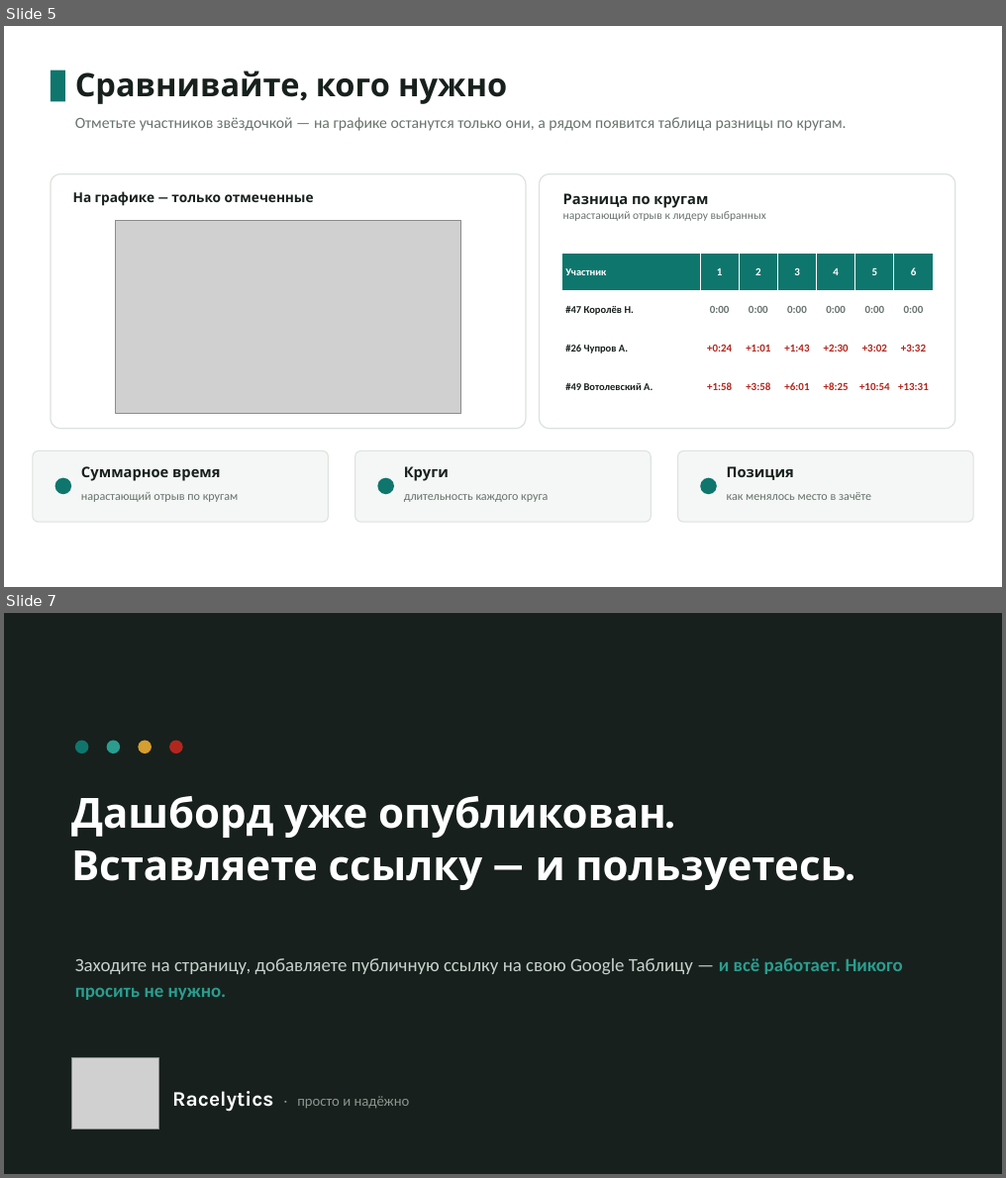
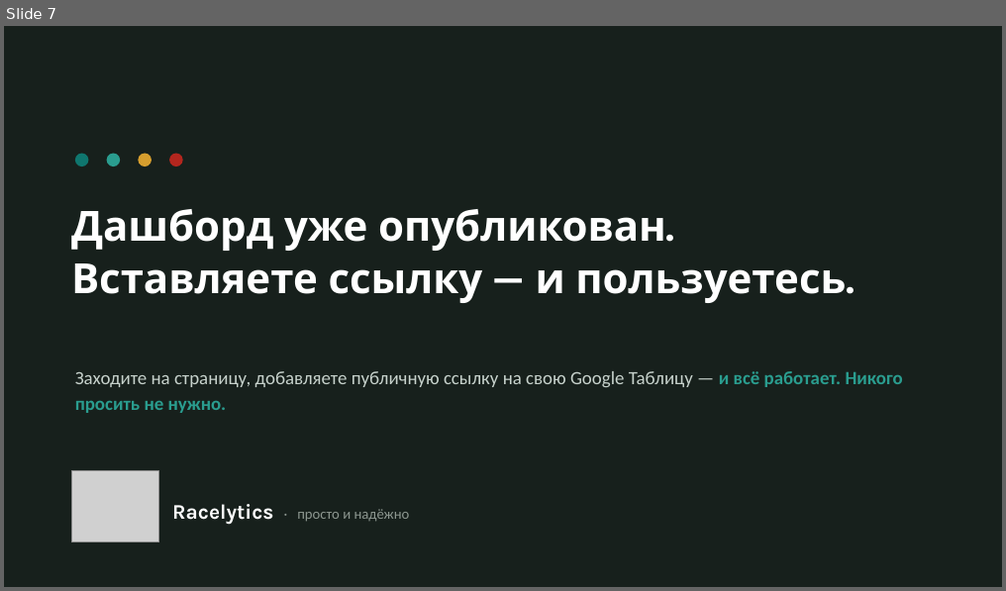
Before and after one commit to ken48/racelytics, a slide deck: Racelytics.pptx. Shown one above the other, each under a label of ours: slides 5 and 7 before the commit, slide 7 after it; the slides between them are not shown. The pictures are 1006x1178 and 1006x591 pixels, drawn with LibreOffice and Linux fonts; fonts in the diff are those of the drawing; grey boxes stand for pictures. Boxes give left, top, right and bottom in pixels: in the first picture for what was removed or moved away, otherwise in the second. Text is boxed around its words. In the diff, an @@ line names an element or a change of style, - is before the commit and + after.

```diff
--- a/Racelytics.pptx
+++ b/Racelytics.pptx
@@ slide 5 removed at box(4, 26, 1002, 587), background #FFFFFF @@
@@ rectangle removed at box(51, 71, 65, 101) @@
@@ text removed at box(75, 71, 507, 104) @@
-Сравнивайте, кого нужно
@@ text removed at box(75, 117, 846, 131) @@
-Отметьте участников звёздочкой — на графике останутся только они, а рядом появится таблица разницы по кругам.
@@ rounded rectangle removed at box(51, 174, 526, 429) @@
@@ text removed at box(73, 191, 314, 206) @@
-На графике — только отмеченные
@@ rounded rectangle removed at box(540, 174, 955, 429) @@
@@ text removed at box(563, 193, 766, 221) @@
-Разница по кругам
-нарастающий отрыв к лидеру выбранных
@@ picture removed at box(116, 221, 460, 414) @@
@@ table removed at box(561, 253, 934, 406), 4 rows, 7 columns @@
-Участник | 1 | 2 | 3 | 4 | 5 | 6
-#47 Королёв Н. | 0:00 | 0:00 | 0:00 | 0:00 | 0:00 | 0:00
-#26 Чупров А. | +0:24 | +1:01 | +1:43 | +2:30 | +3:02 | +3:32
-#49 Вотолевский А. | +1:58 | +3:58 | +6:01 | +8:25 | +10:54 | +13:31
@@ rounded rectangle removed at box(33, 452, 328, 522) @@
@@ text removed at box(81, 467, 221, 481) @@
-Суммарное время
@@ rounded rectangle removed at box(355, 452, 650, 522) @@
@@ text removed at box(404, 467, 449, 481) @@
-Круги
@@ rounded rectangle removed at box(678, 452, 973, 522) @@
@@ text removed at box(727, 467, 794, 480) @@
-Позиция
@@ ellipse removed at box(54, 478, 71, 494) @@
@@ text removed at box(81, 492, 238, 502) @@
-нарастающий отрыв по кругам
@@ ellipse removed at box(377, 478, 394, 494) @@
@@ text removed at box(404, 494, 548, 502) @@
-длительность каждого круга
@@ ellipse removed at box(700, 478, 717, 494) @@
@@ text removed at box(727, 492, 871, 500) @@
-как менялось место в зачёте
```
Also in this commit, not shown: 3 slides changed, 1 slide added.
